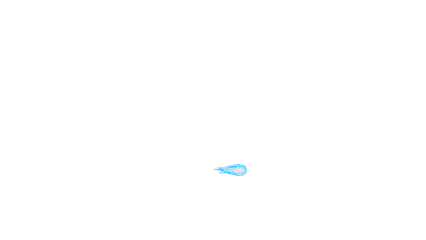
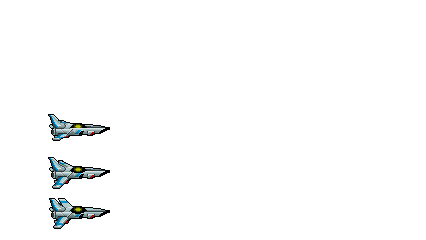
Before/after of a w=426, h=240 layered artwork. What changed in the layer stack:
hid "bullet" over <box>213,163,248,177</box>
added layer "ship bank down" in group "Player stuff" over <box>49,198,110,229</box>
added layer "ship bank up" in group "Player stuff" over <box>48,114,110,141</box>
showed "Hitbox glow" over <box>74,167,82,172</box>
showed "Ship shading" over <box>48,158,103,188</box>
showed "Ship coloring" over <box>49,158,109,186</box>
showed "Ship base" over <box>48,157,110,189</box>
